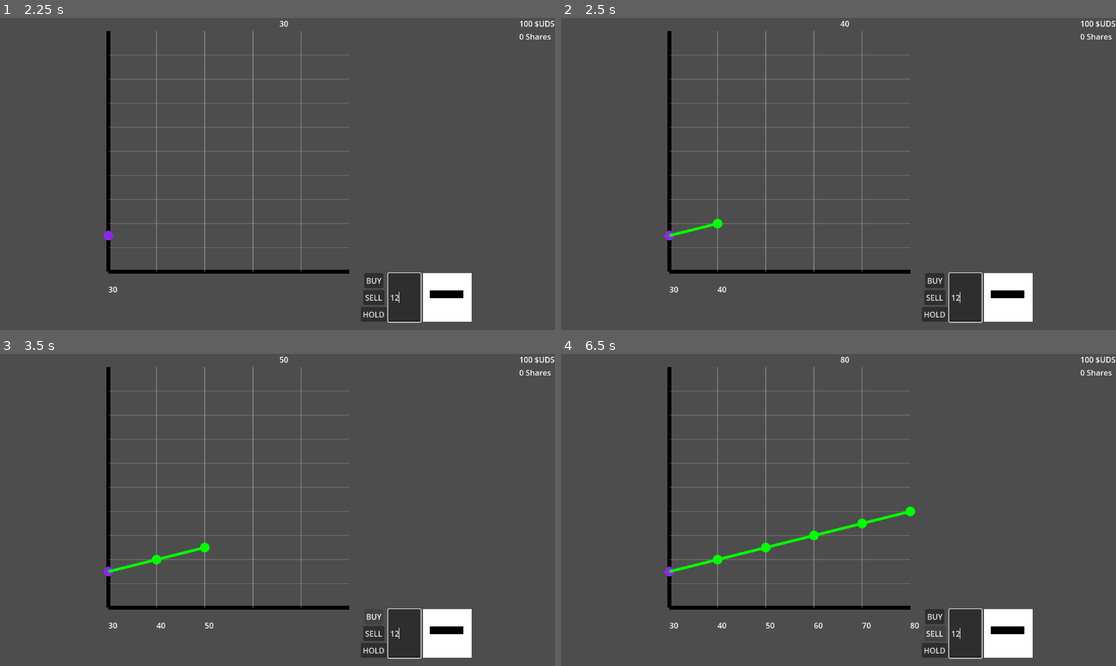
Above: before the commit, frames 1-4 (two rows, left to right).
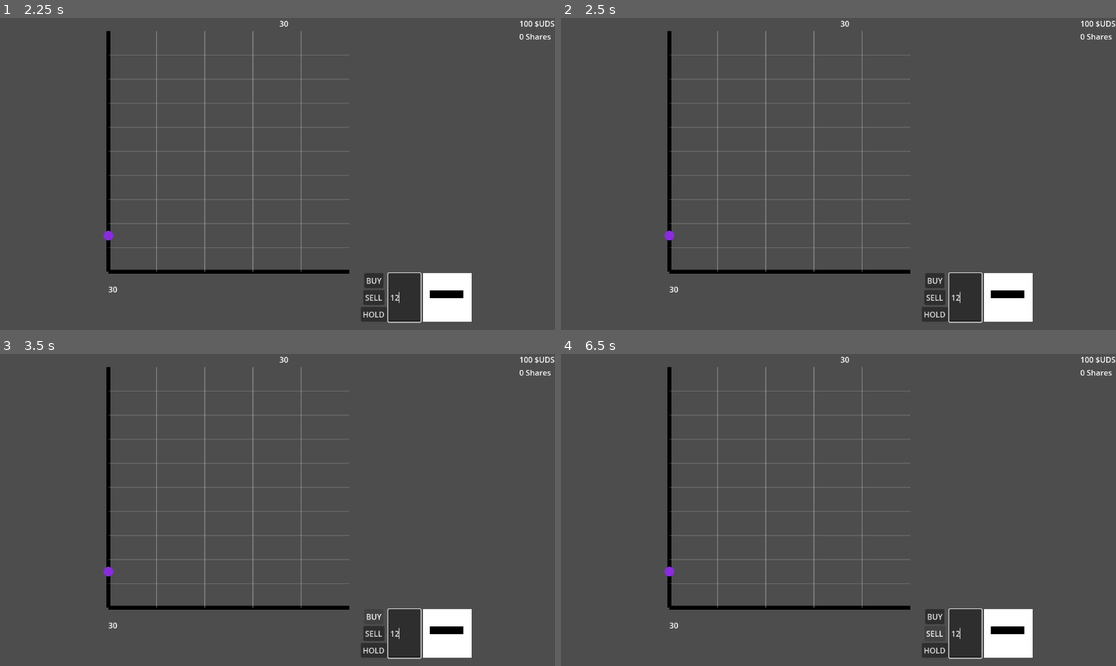
Above: after the commit, the same moments.

Repository: absentnot/GGJ-25
Game: Godot game, scene res://scenes/TitleScreen.tscn
Same seed, same stepped clock (60 frames per second), same inputs: the game is played once before the commit and once after it.
Inputs (mouse positions are in pixels of both pictures, inside the frame that each line leads up to):
- Up to frame 1 (2.25 s): click "Start game" at 0.5 s; click "Start game" at 1.25 s; click (405, 298) at 2.02 s; type "12" at 2.1 s
- Up to frame 2 (2.5 s): no input
- Up to frame 3 (3.5 s): click "BUY" at 2.75 s
- Up to frame 4 (6.5 s): click "SELL" at 3.5 s; click "HOLD" at 4.25 s; click "BUY" at 5 s; click "SELL" at 5.75 s

Frame 1 is identical in both runs. In frame 2, 0.2% of the frame differs, in the area x 19-52%, y 0-88%; in frame 3, 0.3%; in frame 4, 0.7%, in the area x 19-65%, y 0-88%.

Commit message:
A few playability tweaks to player inputs

Diff:
--- a/scenes/main.tscn
+++ b/scenes/main.tscn
@@ -9,5 +9,6 @@
 [node name="HUD" parent="." instance=ExtResource("2_kbh8a")]
 
 [node name="DayTimer" type="Timer" parent="."]
+wait_time = 10.0
 
 [connection signal="timeout" from="DayTimer" to="." method="_on_day_timer_timeout"]
--- a/scripts/hud.gd
+++ b/scripts/hud.gd
@@ -12,6 +12,7 @@
 @onready var playerCashDisplay = get_node("PlayerStats/PlayerCashDisplay")
 @onready var playerSharesDisplay = get_node("PlayerStats/PlayerSharesDisplay")
 @onready var orderVisualizer = get_node("PlayerActionsHBox/OrderVisualizer")
+@onready var quantityInput = get_node("PlayerActionsHBox/QuantityInput")
 # Called when the node enters the scene tree for the first time.
 func _ready() -> void:
 	_updateCashAndShares(Order.new(0))
@@ -66,6 +67,10 @@
 			pass
 	playerCashDisplay.text = str(currentMoney) + " $UDS"
 	playerSharesDisplay.text = str(currentShares) + " Shares"
+	orderQuantity = 0
+	quantityInput.text = ""
+	_setOrderType(Order.OrderType.HOLD)
+
 
 # Called every frame. 'delta' is the elapsed time since the previous frame.
 func _process(delta: float) -> void:
@@ -80,13 +85,18 @@
 	print("Sell is pressed!")
 	if(orderQuantity < 1):
 		print("Stupid player, you can't sell less than 1 share!")
+	elif(orderQuantity > currentShares):
+		print("You don't have that many shares!")
 	else:
 		_setOrderType(Order.OrderType.SELL)
 
 func _on_buy_pressed() -> void:
 	print("Buy is pressed!")
+	var price = orderQuantity * marketVal
 	if(orderQuantity < 1):
 		print("Stupid player, you can't buy less than 1 share!")
+	elif(price > currentMoney):
+		print("You can't afford that!")
 	else:
 		_setOrderType(Order.OrderType.BUY)
 
